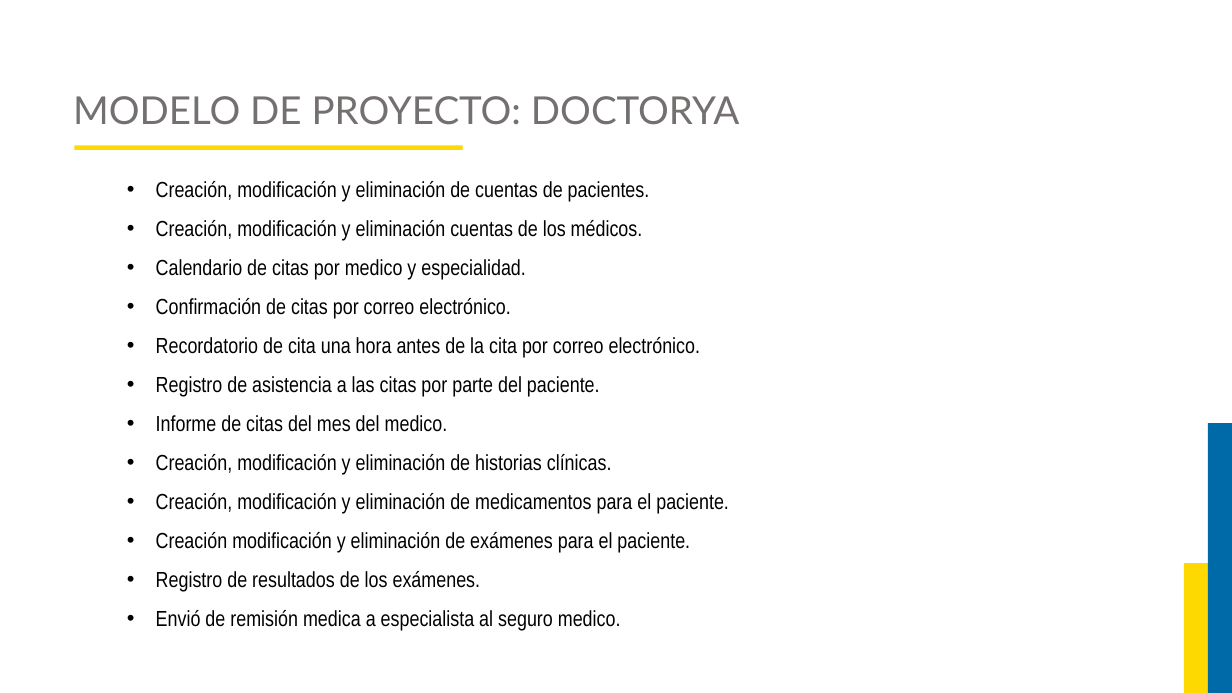
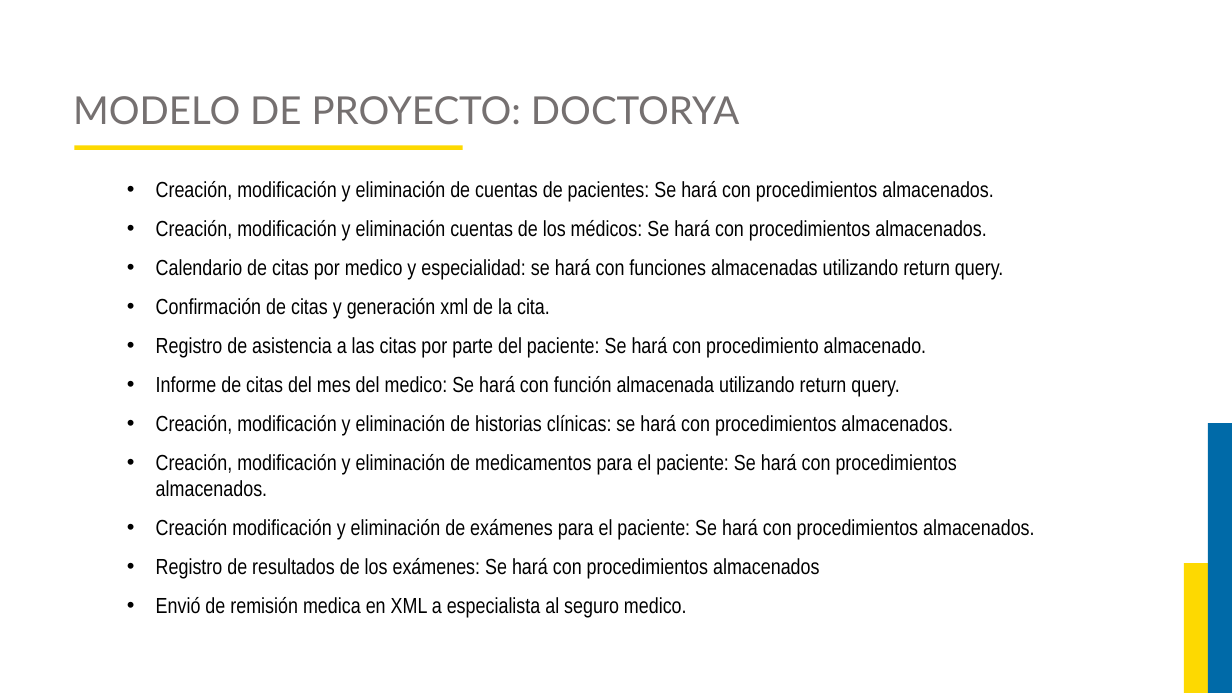
Before and after one commit to JorgeAlejandroAguirreGutierrez/proyecto-luis, a slide deck: slide 15 of Curso Base de Datos 2/Diapositivas.pptx. Drawn at 1232x693 pixels with LibreOffice and Linux fonts; fonts in the diff are those of the drawing; background and template pictures are left out. Boxes give left, top, right and bottom in pixels: in the first picture for what was removed or moved away, otherwise in the second. Text is boxed around its words. In the diff, an @@ line names an element or a change of style, - is before the commit and + after.

```diff
--- a/Curso Base de Datos 2/Diapositivas.pptx
+++ b/Curso Base de Datos 2/Diapositivas.pptx
@@ text at (156,181,1035,618): text changed @@
-• Creación, modificación y eliminación de cuentas de pacientes.
-• Creación, modificación y eliminación cuentas de los médicos.
-• Calendario de citas por medico y especialidad.
-• Confirmación de citas por correo electrónico.
-• Recordatorio de cita una hora antes de la cita por correo electrónico.
-• Registro de asistencia a las citas por parte del paciente.
-• Informe de citas del mes del medico.
-• Creación, modificación y eliminación de historias clínicas.
-• Creación, modificación y eliminación de medicamentos para el paciente.
-• Creación modificación y eliminación de exámenes para el paciente.
-• Registro de resultados de los exámenes.
-• Envió de remisión medica a especialista al seguro medico.
+• Creación, modificación y eliminación de cuentas de pacientes: Se hará con procedimientos almacenados.
+• Creación, modificación y eliminación cuentas de los médicos: Se hará con procedimientos almacenados.
+• Calendario de citas por medico y especialidad: se hará con funciones almacenadas utilizando return query.
+• Confirmación de citas y generación xml de la cita.
+• Registro de asistencia a las citas por parte del paciente: Se hará con procedimiento almacenado.
+• Informe de citas del mes del medico: Se hará con función almacenada utilizando return query.
+• Creación, modificación y eliminación de historias clínicas: se hará con procedimientos almacenados.
+• Creación, modificación y eliminación de medicamentos para el paciente: Se hará con procedimientos almacenados.
+• Creación modificación y eliminación de exámenes para el paciente: Se hará con procedimientos almacenados.
+• Registro de resultados de los exámenes: Se hará con procedimientos almacenados
+• Envió de remisión medica en XML a especialista al seguro medico.
```
Also in this commit, not shown: 12 other slides changed, 20 slides added, 1 slide removed, 9 other files.
